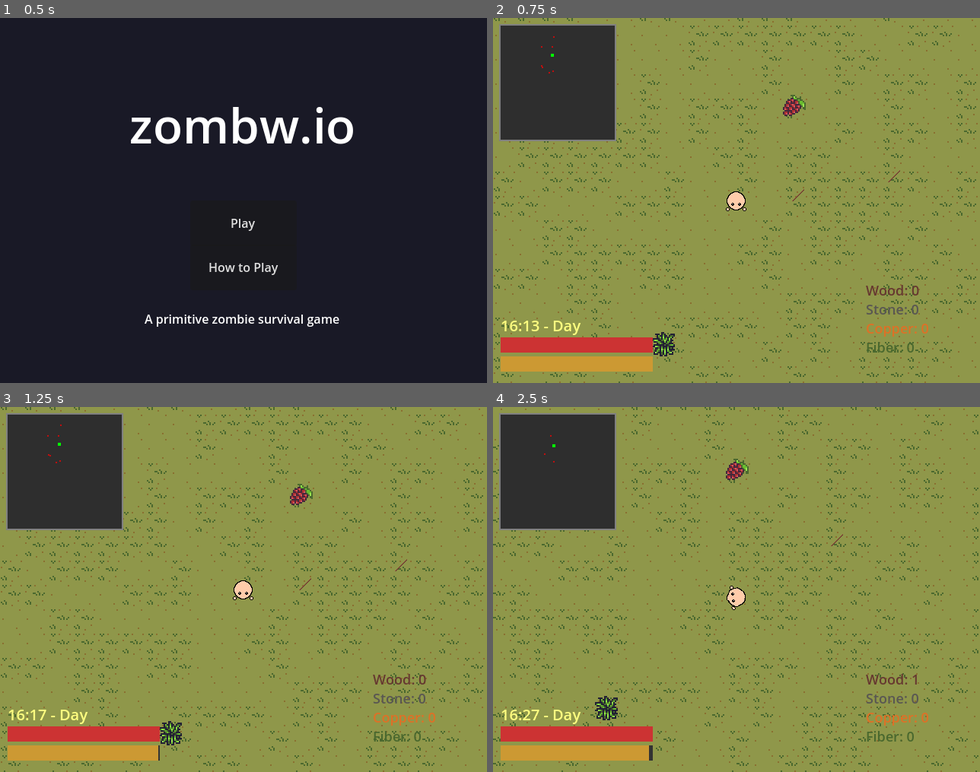
Above: before the commit, frames 1-4 (two rows, left to right).
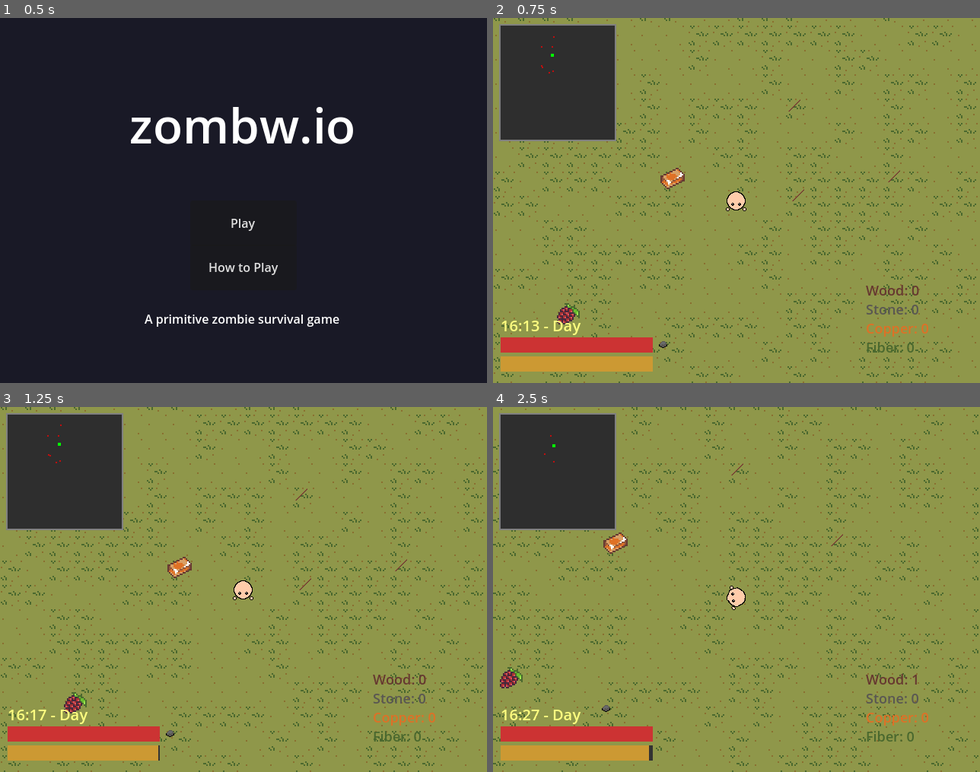
Above: after the commit, the same moments.

Repository: wondertrash/zombwio
Game: Godot game, scene res://startmenu.tscn
Two runs of this game, one before a commit and one after it. Both use one fixed random seed, a clock stepped at 60 frames per second and the inputs below.
Inputs (mouse positions are in pixels of both pictures, inside the frame that each line leads up to):
- Up to frame 1 (0.5 s): no input
- Up to frame 2 (0.75 s): click "Play" at 0.5 s
- Up to frame 3 (1.25 s): no input
- Up to frame 4 (2.5 s): tap Enter (ui_accept) at 1.25, 1.52, 2.27 s; move the mouse to (843, 571) at 1.27 s; hold D (right) 1.28-2.03 s; tap B (build) at 1.35, 2.1 s; click (843, 571) at 1.42 s; move the mouse to (639, 607) at 2.02 s; hold S (down) from 2.03 s (still down); click (639, 607) at 2.17 s

Frame 1 is identical in both runs. In frame 2, 0.8% of the frame differs, in the area x 13-65%, y 21-93%; in frame 3, 0.8%; in frame 4, 0.8%, in the area x 1-53%, y 14-86%.

Commit message:
soundtrack, footsteps, chest withdraw fix, resource balance changes

Diff:
--- a/zombwio/buildingsystem.gd
+++ b/zombwio/buildingsystem.gd
@@ -103,7 +103,7 @@
 	var cost = get_build_cost(current_buildable)
 	if not can_afford(player, cost):
 		return
-	if ghost_preview.global_position.distance_to(player.global_position) > 100:
+	if ghost_preview.global_position.distance_to(player.global_position) > 92:
 		return
 	var map_size = Vector2(5120, 3840)
 	var pos = ghost_preview.global_position
--- a/zombwio/chest.gd
+++ b/zombwio/chest.gd
@@ -97,8 +97,10 @@
 		_update_label(resource)
 func _withdraw(player, resource: String):
 	if storage[resource] > 0:
-		player.inventory[resource] += storage[resource]
-		storage[resource] = 0
+		var space_available = player.max_inventory_per_item - player.inventory[resource]
+		var amount_to_withdraw = min(storage[resource], space_available)
+		player.inventory[resource] += amount_to_withdraw
+		storage[resource] -= amount_to_withdraw
 		_update_label(resource)
 func _update_label(resource: String):
 	if resource_labels.has(resource):
--- a/zombwio/main.tscn
+++ b/zombwio/main.tscn
@@ -12,6 +12,7 @@
 [ext_resource type="PackedScene" uid="uid://dcm7x7iexitvn" path="res://tilemap.tscn" id="9_kek77"]
 [ext_resource type="PackedScene" uid="uid://u1b8j4l14ofm" path="res://daynightcycle.tscn" id="10_efxa6"]
 [ext_resource type="PackedScene" uid="uid://b4cioh86xyta3" path="res://minimap.tscn" id="12_dg77c"]
+[ext_resource type="PackedScene" uid="uid://6gktd2oaihl3" path="res://soundtrack.tscn" id="13_ycdy4"]
 
 [node name="Game" type="Node2D"]
 
@@ -34,6 +35,8 @@
 
 [node name="Daynightcycle" parent="." instance=ExtResource("10_efxa6")]
 
+[node name="Minimap" parent="." instance=ExtResource("12_dg77c")]
+
 [node name="Tilemap" parent="." instance=ExtResource("9_kek77")]
 
-[node name="Minimap" parent="." instance=ExtResource("12_dg77c")]
+[node name="Soundtrack" parent="." instance=ExtResource("13_ycdy4")]
--- a/zombwio/player.gd
+++ b/zombwio/player.gd
@@ -50,6 +50,9 @@
 var swing_sound: AudioStream = load("res://sounds/swing.wav")
 var shoot_sound: AudioStream = load("res://sounds/shoot.wav")
 var resource_sound: AudioStream = load("res://sounds/resource.wav")
+var footstep_sound: AudioStream = load("res://sounds/footstep.wav")
+var footstep_timer: float = 0.0
+var footstep_interval: float = 0.365
 func _ready():
 	add_to_group("player")
 	current_health = max_health
@@ -119,6 +122,13 @@
 		current_health += regen_rate * delta
 		current_health = clamp(current_health, 0, max_health)
 	survival_time += delta
+	if direction != Vector2.ZERO:
+		footstep_timer -= delta
+		if footstep_timer <= 0:
+			play_footstep()
+			footstep_timer = footstep_interval
+	else:
+		footstep_timer = 0
 func _physics_process(_delta):
 	velocity = direction * default_speed * speed_multiplier
 	move_and_slide()
@@ -290,3 +300,11 @@
 	add_child(player)
 	player.play()
 	player.finished.connect(player.queue_free)
+func play_footstep():
+	var player_node = AudioStreamPlayer2D.new()
+	player_node.stream = footstep_sound
+	player_node.volume_db = 8
+	player_node.pitch_scale = randf_range(0.8, 1.2)
+	add_child(player_node)
+	player_node.play()
+	player_node.finished.connect(player_node.queue_free)
--- a/zombwio/resourcespawner.gd
+++ b/zombwio/resourcespawner.gd
@@ -3,11 +3,11 @@
 @export var spawn_area_size: Vector2 = Vector2(5120, 3840)
 @export var spawn_map_buffer: float = 16.0
 @export var spawn_player_buffer: float = 16.0
-@export var max_wood: int = 48
-@export var max_stone: int = 24
-@export var max_berries: int = 32
-@export var max_copper: int = 8
-@export var max_fiber: int = 24
+@export var max_wood: int = 80
+@export var max_stone: int = 48
+@export var max_berries: int = 40
+@export var max_copper: int = 16
+@export var max_fiber: int = 48
 var wood_resources: Array = []
 var stone_resources: Array = []
 var berry_resources: Array = []
--- /dev/null
+++ b/zombwio/soundtrack.gd
@@ -0,0 +1,10 @@
+extends AudioStreamPlayer
+func _ready():
+	stream = load("res://sounds/soundtrack.mp3")
+	volume_db = -8
+	autoplay = true
+	bus = "Music"
+	play()
+	finished.connect(_on_finished)
+func _on_finished():
+	play()
--- /dev/null
+++ b/zombwio/soundtrack.tscn
@@ -0,0 +1,6 @@
+[gd_scene load_steps=2 format=3 uid="uid://6gktd2oaihl3"]
+
+[ext_resource type="Script" uid="uid://bd683bmu0xsif" path="res://soundtrack.gd" id="1_14doj"]
+
+[node name="Soundtrack" type="AudioStreamPlayer"]
+script = ExtResource("1_14doj")
Not shown: 1 places in zombwio/main.tscn that only renumber resources
Not shown, added: zombwio/sounds/footstep.wav.import
Not shown, added: zombwio/sounds/soundtrack.mp3.import
Not shown, added: zombwio/soundtrack.gd.uid
Not shown, changed: export.7z
Not shown, changed: export.zip
Not shown, changed: export/index.html
Not shown, changed: export/index.pck
Not shown, added: zombwio/sounds/footstep.wav
Not shown, added: zombwio/sounds/soundtrack.mp3
